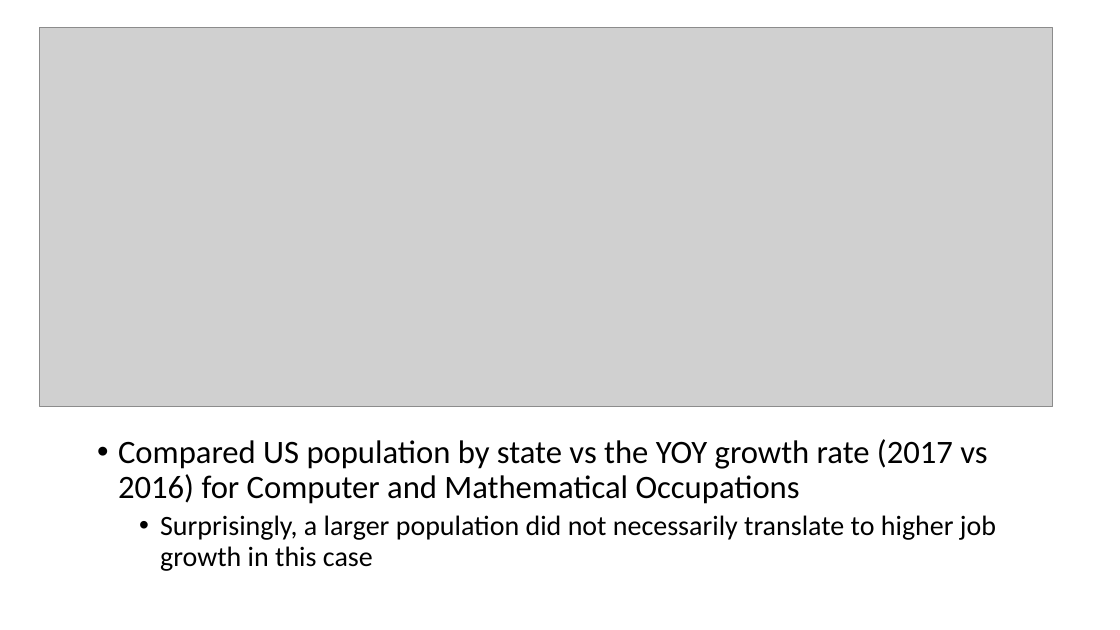
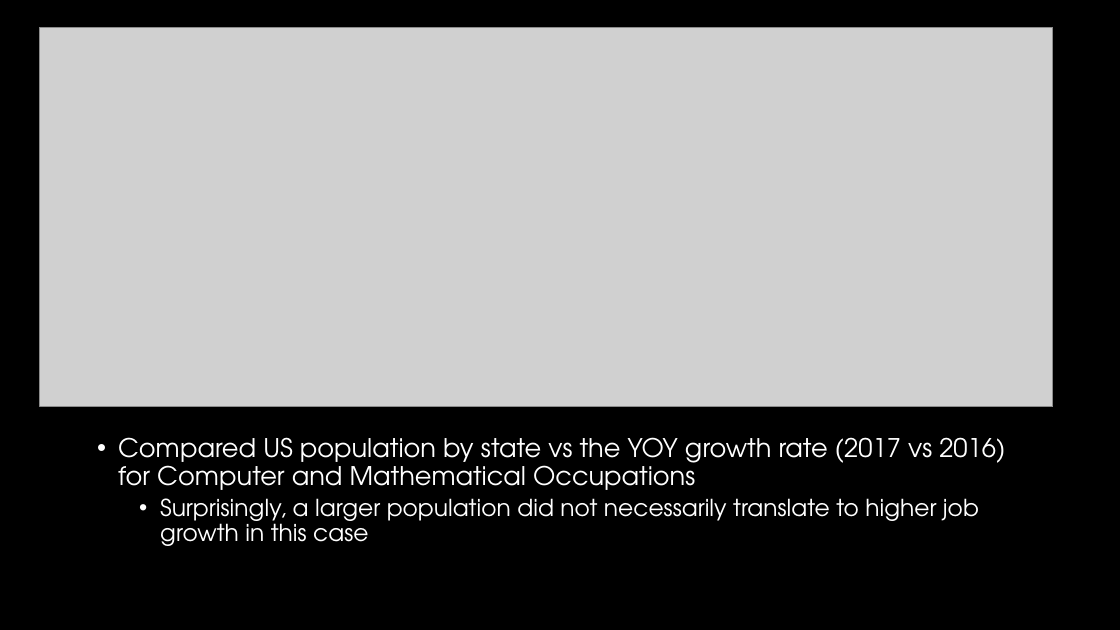
Before and after one commit to WCW789/Project1, a slide deck: slide 5 of Group_5_Presentation.pptx. Drawn at 1120x630 pixels with LibreOffice and Linux fonts; fonts in the diff are those of the drawing; grey boxes stand for pictures; background and template pictures are left out. Boxes give left, top, right and bottom in pixels: in the first picture for what was removed or moved away, otherwise in the second. Text is boxed around its words. In the diff, an @@ line names an element or a change of style, - is before the commit and + after.

```diff
--- a/Group_5_Presentation.pptx
+++ b/Group_5_Presentation.pptx
@@ background #FFFFFF to #000000 @@
@@ text "Compared US population by state ..." at box(118, 437, 1005, 546): size 28 to 22 pt in "Compared US population by state vs the ..."; font Calibri to TeX Gyre Adventor, text colour #000000 to #FFFFFF; size 24 to 20 pt in "Surprisingly, a larger population did not necessarily ..." @@
```
Also in this commit, not shown: 11 other slides changed, 2 slides added, 2 slides removed.
